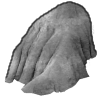
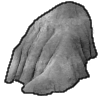
Layered file, before and after one edit (100 x 100). Changes by layer:
painted on "line" over [4, 1, 98, 96]
